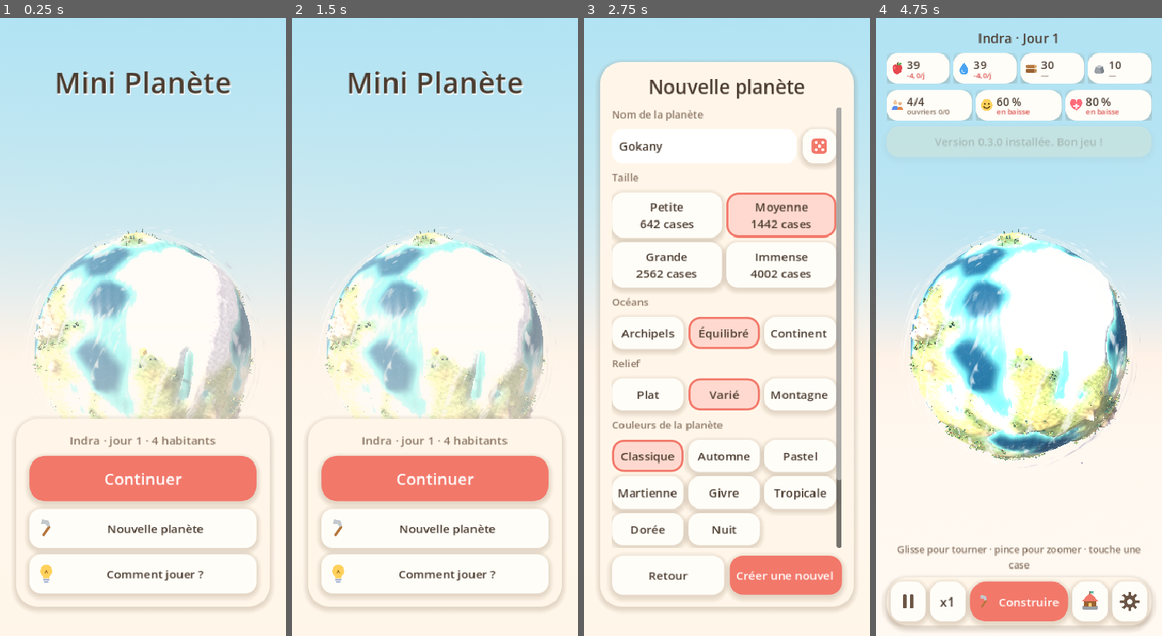
Above: before the commit, frames 1-4 (left to right).
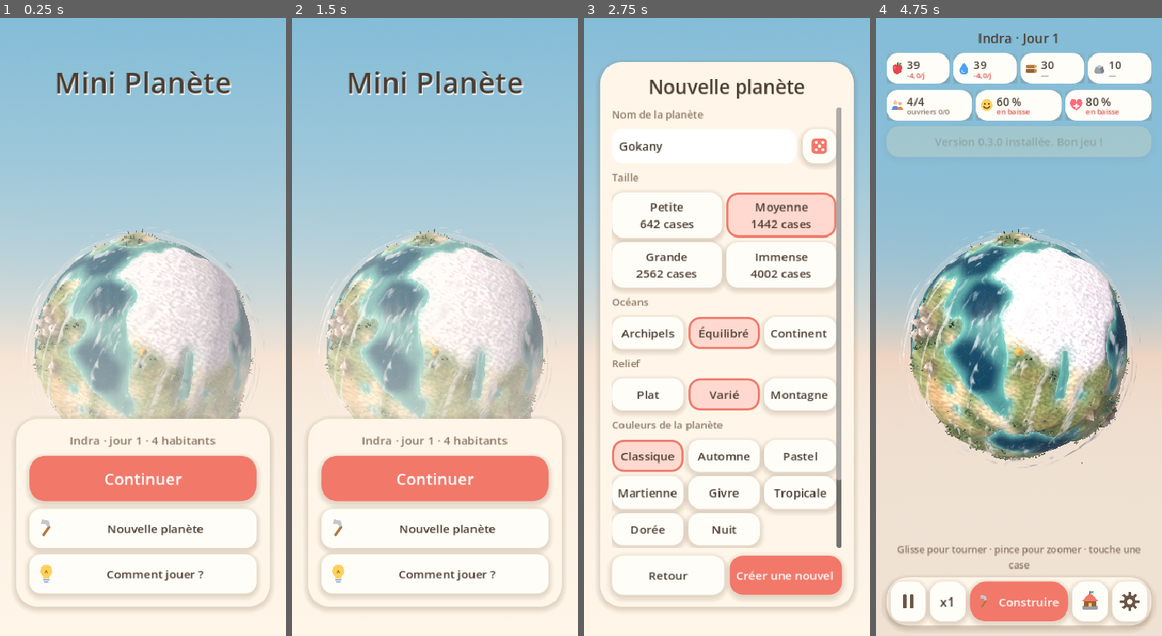
Above: after the commit, the same moments.

Repository: arthurlarguinat2-max/Github
Game: Godot game, scene res://scenes/main.tscn
The game is run twice, just before and just after one commit, with the same random seed, the same clock (stepped at 60 frames per second) and the same inputs.
Inputs (mouse positions are in pixels of both pictures, inside the frame that each line leads up to):
- Up to frame 1 (0.25 s): no input
- Up to frame 2 (1.5 s): click "Nouvelle planète" at 0.5 s; click (432, 592) at 1.27 s; type "Alex" at 1.35 s
- Up to frame 3 (2.75 s): click "Nouvelle planète" at 2 s
- Up to frame 4 (4.75 s): click (1016, 592) at 2.77 s; type "Alex" at 2.85 s; click "Comment jouer ?" at 3.5 s; click "Passer" at 4.25 s

The runs differ from the first frame. In frame 1, 54% of the frame differs, in the area x 0-100%, y 0-65%; in frame 2, 53%; in frame 3, 12%; in frame 4, 78%, in the area x 0-100%, y 0-100%.

Commit message:
Équilibre l’exposition du paysage en plein jour

Diff:
--- a/scripts/main.gd
+++ b/scripts/main.gd
@@ -132,10 +132,11 @@
 	_env.background_mode = Environment.BG_SKY
 	_env.sky = sky
 	_env.ambient_light_source = Environment.AMBIENT_SOURCE_COLOR
-	_env.ambient_light_energy = 0.53
+	_env.ambient_light_energy = 0.43
 	_env.ambient_light_sky_contribution = 0.12
 	_env.reflected_light_source = Environment.REFLECTION_SOURCE_DISABLED
-	_env.tonemap_mode = Environment.TONE_MAPPER_FILMIC
+	_env.tonemap_mode = Environment.TONE_MAPPER_LINEAR
+	_env.tonemap_exposure = 0.86
 	var world_env := WorldEnvironment.new()
 	world_env.environment = _env
 	add_child(world_env)
@@ -244,7 +245,7 @@
 	add_child(sun_pivot)
 	sun = DirectionalLight3D.new()
 	sun.light_color = Color(1.0, 0.94, 0.84)  # Warm golden light.
-	sun.light_energy = 0.85
+	sun.light_energy = 0.42
 	sun.sky_mode = DirectionalLight3D.SKY_MODE_LIGHT_ONLY  # No sun disc in the gradient sky.
 	sun.shadow_enabled = true
 	sun.directional_shadow_mode = DirectionalLight3D.SHADOW_ORTHOGONAL
